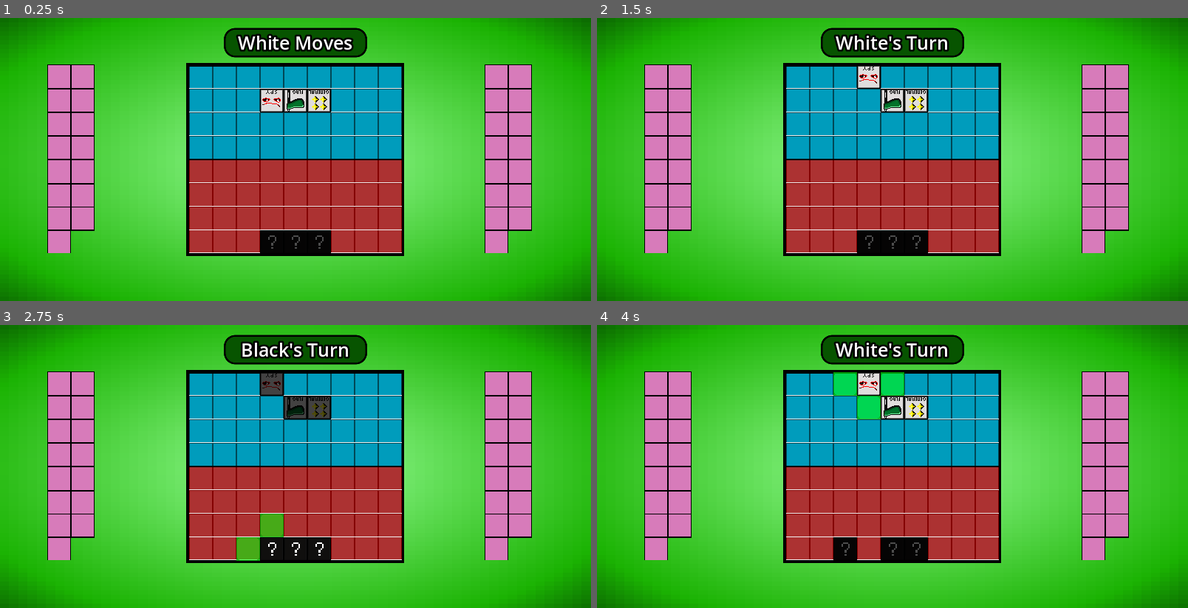
Above: before the commit, frames 1-4 (two rows, left to right).
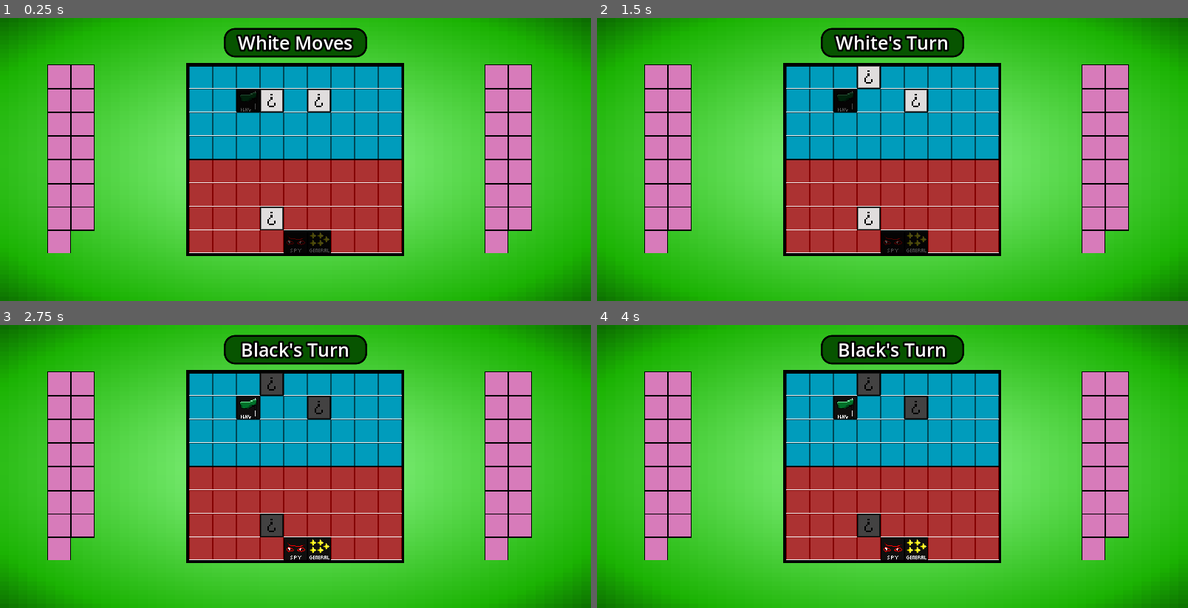
Above: after the commit, the same moments.

Repository: Forther04/Game-Of-The-Generals
Game: Godot game, scene res://Scene/Main.tscn
Same seed, same stepped clock (60 frames per second), same inputs: the game is played once before the commit and once after it.
Inputs (mouse positions are in pixels of both pictures, inside the frame that each line leads up to):
- Up to frame 1 (0.25 s): no input
- Up to frame 2 (1.5 s): click (868, 100) at 0.52 s; click (868, 77) at 1.25 s
- Up to frame 3 (2.75 s): click (271, 548) at 2.02 s
- Up to frame 4 (4 s): click (845, 548) at 2.77 s; click (868, 384) at 3.52 s

The runs differ from the first frame. In frame 1, 1.6% of the frame differs, in the area x 40-56%, y 25-84%; in frame 2, 1.6%; in frame 3, 1.9%; in frame 4, 3.8%, in the area x 40-60%, y 5-84%.

Commit message:
Flag win condition

Diff:
--- a/Scene/Main.tscn
+++ b/Scene/Main.tscn
@@ -370,7 +370,7 @@
 polygon = PackedVector2Array(1.46474, 0.976894, 0.976608, 253.069, 285.072, 252.581, 285.072, 0.488342)
 
 [node name="Black" parent="Pieces" instance=ExtResource("4_bwtr0")]
-position = Vector2(736, 608)
+position = Vector2(673, 225)
 pieces = 0
 
 [node name="Black2" parent="Pieces" instance=ExtResource("4_bwtr0")]
@@ -386,7 +386,7 @@
 pieces = 13
 
 [node name="White2" parent="Pieces" instance=ExtResource("6_dgshr")]
-position = Vector2(800, 224)
+position = Vector2(736, 544)
 
 [node name="White3" parent="Pieces" instance=ExtResource("6_dgshr")]
 position = Vector2(864, 224)
@@ -500,4 +500,23 @@
 [node name="Lose" type="AudioStreamPlayer2D" parent="Win Screen"]
 stream = ExtResource("8_x1u7u")
 
+[node name="BlackBase" type="Node2D" parent="."]
+
+[node name="Black_base" type="Area2D" parent="BlackBase" groups=["Black_Base"]]
+collision_layer = 16
+collision_mask = 16
+
+[node name="CollisionPolygon2D" type="CollisionPolygon2D" parent="BlackBase/Black_base"]
+polygon = PackedVector2Array(516, 600, 1083, 596, 1084, 624, 517, 626)
+
+[node name="WhiteBase" type="Node2D" parent="."]
+
+[node name="White_base" type="Area2D" parent="WhiteBase" groups=["White_Base"]]
+position = Vector2(0, -454)
+collision_layer = 16
+collision_mask = 16
+
+[node name="CollisionPolygon2D" type="CollisionPolygon2D" parent="WhiteBase/White_base"]
+polygon = PackedVector2Array(518, 603, 1080, 601, 1081, 626, 519, 627)
+
 [connection signal="pressed" from="Win Screen/Back" to="." method="_on_back_pressed"]
--- a/Scene/Pieces/Black/Black_Piece.tscn
+++ b/Scene/Pieces/Black/Black_Piece.tscn
@@ -238,7 +238,7 @@
 [node name="Black_Main_Area" type="Area2D" parent="." groups=["Black_Area"]]
 visible = false
 collision_layer = 10
-collision_mask = 8
+collision_mask = 24
 
 [node name="CollisionShape2D" type="CollisionShape2D" parent="Black_Main_Area"]
 shape = SubResource("RectangleShape2D_p61ox")
--- a/Scene/Pieces/White.tscn
+++ b/Scene/Pieces/White.tscn
@@ -239,7 +239,7 @@
 
 [node name="White_Main_Area" type="Area2D" parent="." groups=["White_area"]]
 collision_layer = 10
-collision_mask = 8
+collision_mask = 24
 
 [node name="CollisionShape2D" type="CollisionShape2D" parent="White_Main_Area"]
 shape = SubResource("RectangleShape2D_p61ox")
--- a/Script/Black Pieces/Black.gd
+++ b/Script/Black Pieces/Black.gd
@@ -33,7 +33,6 @@
 		check_timer = 0
 		overlapping()
 		player_move()
-		print(Global.black_strength)
 
 func reveal():
 	change_piece()
@@ -176,7 +175,7 @@
 		if area.is_in_group("Black_Area"):
 			if bottom_area.overlaps_area(area):
 				$Choices/Bottom.hide()
-#______________________________________________________
+#FLAG__________________________________________________
 	if self.name.contains("Flag"):
 		for area in bottom:
 			if area.is_in_group("White_area"):
@@ -196,6 +195,11 @@
 					$Choices/Right.hide()
 
 
+
+
+
+
+
 #Move the piece __________________________
 func _on_top_pressed() -> void:
 	$".".position += Vector2(0, -64)
@@ -225,19 +229,29 @@
 
 #CAPTURE___________________________________
 func _on_black_main_area_area_entered(area: Area2D) -> void:
+	var main = $Black_Main_Area.get_overlapping_areas()
 	capture()
 	Global.black_strength = piece_strengt
 	var black = $Black_Main_Area.get_overlapping_areas()
+	if self.name.contains("Flag"):
+		for i in main:
+			if i.is_in_group("White_Base"):
+				if $Black_Main_Area.overlaps_area(area):
+					win_condition()
+					print("win")
 	for i in black:
 		if i.is_in_group("White_area"):
 			if $Black_Main_Area.overlaps_area(i):
 				if Global.white_strength == 1:
 					print("captured whites flag")
-					$"../../Win Screen/Label".text = "Black Wins"
-					$"../../Win Screen".show()
-					$"../../Win Screen/AnimationPlayer".play("Win")
-					Global.win = true
-					$Main.queue_free()
-					$"../../Label".text = "BlackWins"
+					win_condition()
 				if Global.white_strength >= Global.black_strength:
 					queue_free()
+
+func win_condition():
+	$"../../Win Screen/Label".text = "Black Wins"
+	$"../../Win Screen".show()
+	$"../../Win Screen/AnimationPlayer".play("Win")
+	Global.win = true
+	$Main.disabled = true
+	$"../../Label".text = "BlackWins"
--- a/Script/Global.gd
+++ b/Script/Global.gd
@@ -2,7 +2,7 @@
 
 var piece : String
 var who_moves : bool = true #False = black, True = white
-var player :bool = false #True = White, False = Black
+var player :bool = true #True = White, False = Black
 var win :bool = false
 
 var black_strength : int = 0
--- a/Script/White Pieces/White.gd
+++ b/Script/White Pieces/White.gd
@@ -217,19 +217,29 @@
 
 #CAPTURE__________________________________
 func _on_white_main_area_area_entered(area: Area2D) -> void:
+	var main = $White_Main_Area.get_overlapping_areas()
 	capture()
 	Global.white_strength = piece_strength
 	var white = $White_Main_Area.get_overlapping_areas()
+	if self.name.contains("Flag"):
+		for i in main:
+			if i.is_in_group("Black_Base"):
+				if $White_Main_Area.overlaps_area(area):
+					win_condition()
+					print("win")
 	for i in white:
 		if i.is_in_group("Black_Area"):
 			if $White_Main_Area.overlaps_area(i):
 				if Global.black_strength == 1:
 					print("captured whites flag")
-					$"../../Win Screen/Label".text = "White Wins"
-					$"../../Win Screen".show()
-					$"../../Win Screen/AnimationPlayer".play("Win")
-					Global.win = true
-					$Main.queue_free()
-					$"../../Label".text = "White Wins"
+					win_condition()
 				if Global.black_strength >= Global.white_strength:
 					queue_free()
+
+func win_condition():
+	$"../../Win Screen/Label".text = "White Wins"
+	$"../../Win Screen".show()
+	$"../../Win Screen/AnimationPlayer".play("Win")
+	Global.win = true
+	$Main.queue_free()
+	$"../../Label".text = "White Wins"
--- a/project.godot
+++ b/project.godot
@@ -47,6 +47,8 @@
 Black_Area=""
 White_area=""
 white_piece=""
+Black_Base=""
+White_Base=""
 
 [input_devices]
 
